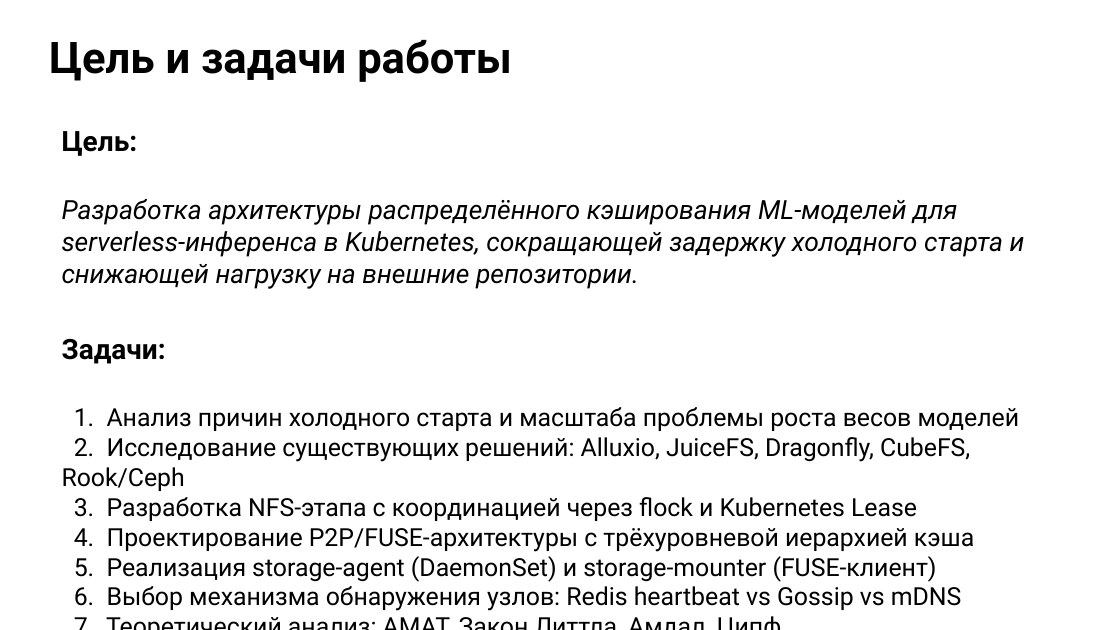
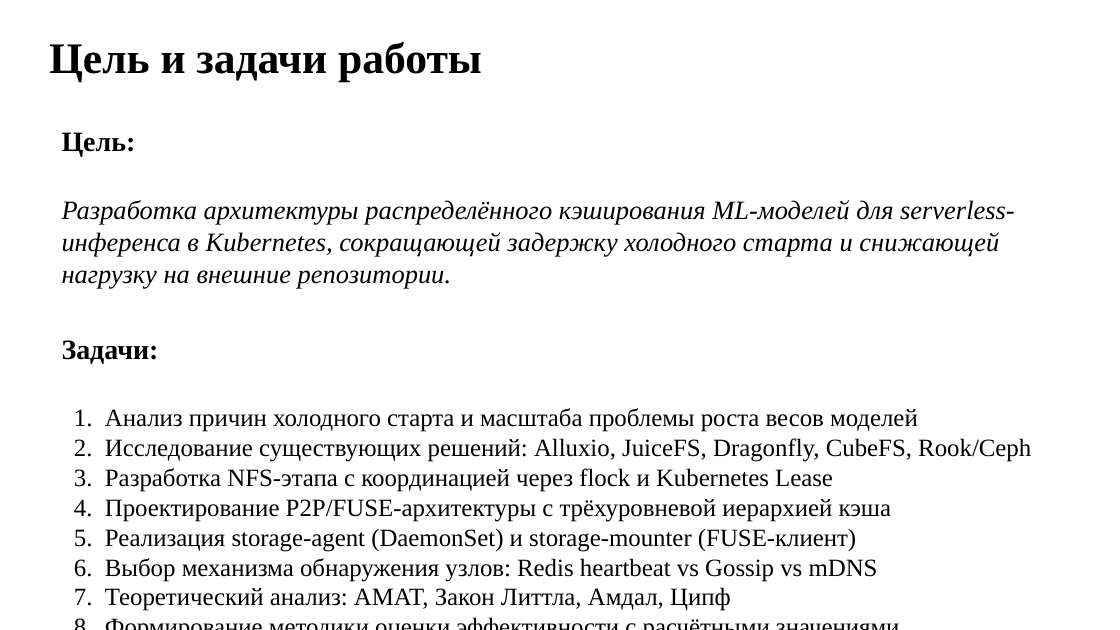
Before and after one commit to tenzm/diploma, a slide deck: slide 3 of pptx/final-pptx-v2.pptx. Drawn at 1120x630 pixels with LibreOffice and Linux fonts; fonts in the diff are those of the drawing. Boxes give left, top, right and bottom in pixels: in the first picture for what was removed or moved away, otherwise in the second. Text is boxed around its words. In the diff, an @@ line names an element or a change of style, - is before the commit and + after.

```diff
--- a/pptx/final-pptx-v2.pptx
+++ b/pptx/final-pptx-v2.pptx
@@ text "Цель и задачи работы" at [49,41,482,82]: font Roboto to Times New Roman @@
@@ text "Цель:" at [62,132,1031,611]: font Roboto to Times New Roman @@
```
Also in this commit, not shown: 11 other slides changed, 40 other files.
